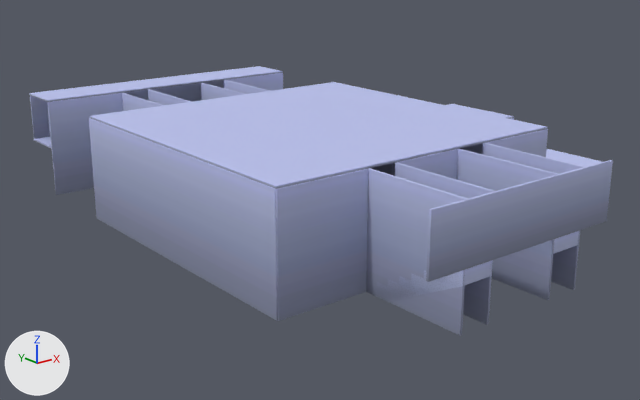
A saved change to the glTF model public/meshes/scenes/ClosedScene.glb.
Rendered twice from a 50 mm lens placed at (-69.6, -83.1, 27.7), pointed at (-15.2, -15.2, 0.5). Lighting does not change. The marker at lower left points along +X, +Y and +Z.

Names of what the first picture shows: 'floor_physical_object (1)', 'floor_physical_object (13)', 'floor_physical_object (6)', 'stairs-physical_object', 'stairs-physical_object.001', 'wall_physical_object (15)', 'wall_physical_object (16)', 'wall_physical_object (17)', 'wall_physical_object (24)', 'wall_physical_object (25)', 'wall_physical_object (26)', 'wall_physical_object (27)', 'wall_physical_object (28)', 'wall_physical_object (36)'.
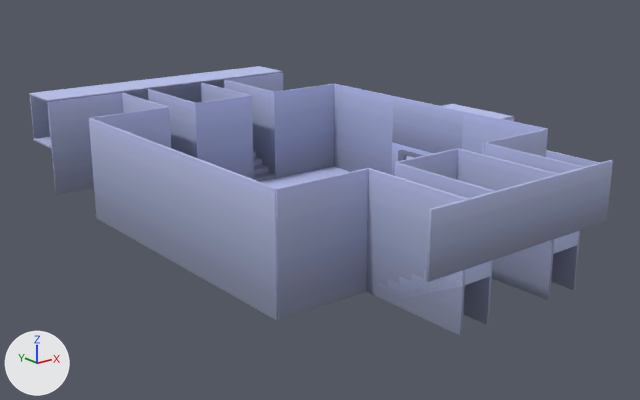
Changed parts and their boxes [x1, y1, x2, y2] in the pictures (640 x 400 px):
'floor_physical_object (6)', deleted (blue)
    before: [90, 82, 547, 189]
'stairs-physical_object', moved
    before: [553, 231, 579, 254]
    after: [366, 261, 493, 302]
'stairs-physical_object.001', moved
    before: [366, 260, 493, 301]
    after: [553, 231, 579, 254]
'floor_physical_object (1)', deleted (blue)
    before: [546, 149, 602, 167]
'wall_physical_object (11)', unchanged, uncovered by the edit
    after: [273, 84, 334, 179]
'wall_physical_object (4)', unchanged, uncovered by the edit
    before: [371, 163, 392, 175]
    after: [334, 84, 393, 175]
'wall_physical_object (12)', unchanged, uncovered by the edit
    after: [194, 95, 254, 180]
'wall_physical_object (35)', unchanged, uncovered by the edit
    after: [392, 96, 463, 153]

Edits to the bpy script that builds the scene:
```text
Change ob_stairs_physical_object:
    ob_stairs_physical_object.location: (-15.0, -40.0, 0.0) -> (-25.0, -40.0, 0.0)
Change ob_stairs_physical_object_001:
    ob_stairs_physical_object_001.location: (-25.0, -40.0, 0.0) -> (-15.0, -40.0, 0.0)
Remove ob_floor_physical_object__6:
    ob_floor_physical_object__6 = bpy.data.objects.new('floor_physical_object (6)', me_floor_thick)
    ob_floor_physical_object__6.location = (-20.0, -20.0, 10.0)
    ob_floor_physical_object__6.scale = (30.0, 30.0, 1.0)
Remove ob_floor_physical_object__1:
    ob_floor_physical_object__1 = bpy.data.objects.new('floor_physical_object (1)', me_floor_thick)
    ob_floor_physical_object__1.location = (0.0, -15.0, 5.0)
    ob_floor_physical_object__1.scale = (10.0, 40.0, 1.0)
```
